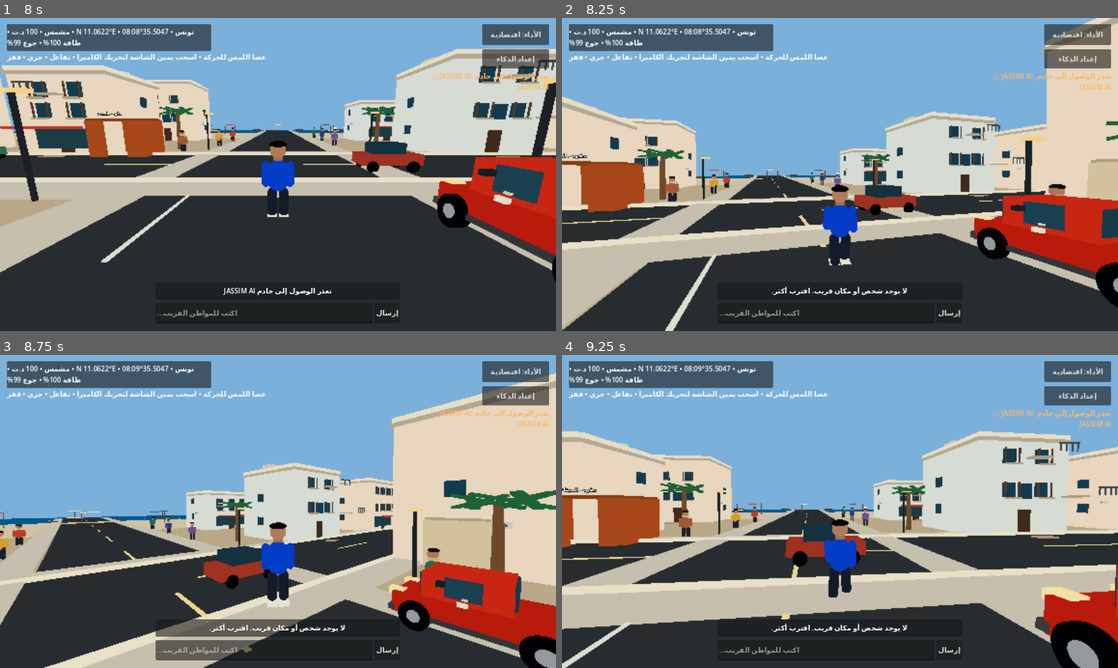
Above: before the commit, frames 1-4 (two rows, left to right).
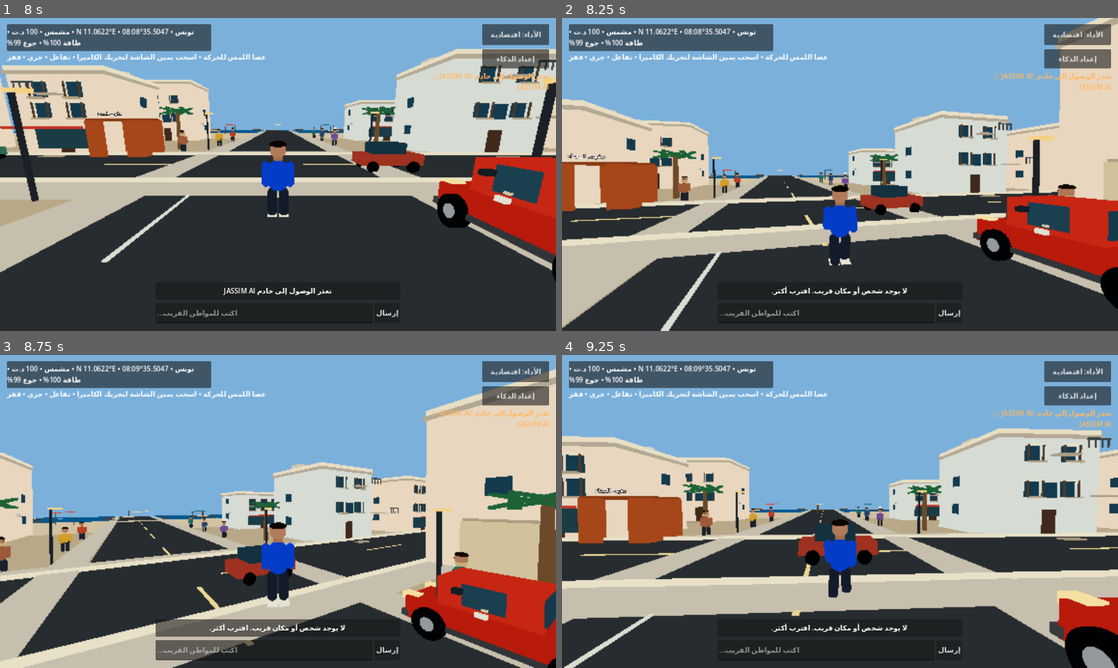
Above: after the commit, the same moments.

Repository: stevennpllk-crypto/REAL-LIFE-MAHDIA
Game: Godot game, scene res://scenes/Main.tscn
Same seed, same stepped clock (60 frames per second), same inputs: the game is played once before the commit and once after it.
Inputs (mouse positions are in pixels of both pictures, inside the frame that each line leads up to):
- Up to frame 1 (8 s): click (266, 312) at 0.52 s; type "12" at 0.6 s; click "الأداء: اقتصادية" at 1.25 s; click "الأداء: متوازنة" at 2 s; click "الأداء: مرتفعة" at 2.75 s; click "إرسال" at 3.5 s; click "إعداد الذكاء" at 4.25 s; click (278, 118) at 5.02 s; type "12" at 5.1 s; click (278, 133) at 5.25 s; type "12" at 5.33 s; click (278, 177) at 5.48 s; type "12" at 5.57 s; click "تسجيل الدخول" at 5.75 s; click "إنشاء حساب مجاني" at 6.5 s; click "حفظ رمز الجلسة" at 7.25 s
- Up to frame 2 (8.25 s): tap Enter at 8 s; move the mouse to (867, 174) at 8.02 s; hold W (move_forward) from 8.03 s (still down); tap E (interact) at 8.1 s
- Up to frame 3 (8.75 s): keep holding W (move_forward); tap Space (jump) at 8.27 s
- Up to frame 4 (9.25 s): keep holding W (move_forward); move the mouse to (812, 511) at 8.77 s; tap Shift (run) at 8.85 s; tap Space (jump) at 9.02 s

Frame 1 is identical in both runs. In frame 2, 13% of the frame differs, in the area x 0-100%, y 0-100%; in frame 3, 28%, in the area x 0-100%, y 4-100%; in frame 4, 20%.

Commit message:
Improve analog movement, turning and camera sensitivity

Diff:
--- a/scripts/player.gd
+++ b/scripts/player.gd
@@ -3,9 +3,11 @@
 
 @export var walk_speed := 2.6
 @export var run_speed := 4.8
-@export var acceleration := 8.0
-@export var deceleration := 13.0
-@export var input_deadzone := 0.14
+@export var acceleration := 5.8
+@export var deceleration := 9.5
+@export var input_deadzone := 0.12
+@export var turn_response := 4.8
+@export var mobile_camera_sensitivity := 0.00125
 @export var jump_velocity := 4.5
 @export var mouse_sensitivity := 0.0020
 @export var build_visuals := true
@@ -147,8 +149,9 @@
 		Input.mouse_mode = Input.MOUSE_MODE_VISIBLE
 
 func _rotate_camera(relative: Vector2) -> void:
-	camera_pivot.rotate_y(-relative.x * mouse_sensitivity)
-	camera.rotate_x(-relative.y * mouse_sensitivity)
+	var sensitivity := mobile_camera_sensitivity if OS.has_feature("mobile") or OS.get_name() == "Android" or OS.get_name() == "iOS" else mouse_sensitivity
+	camera_pivot.rotate_y(-relative.x * sensitivity)
+	camera.rotate_x(-relative.y * sensitivity)
 	camera.rotation.x = clampf(camera.rotation.x, deg_to_rad(-48), deg_to_rad(22))
 
 func set_mobile_move(value: Vector2) -> void:
@@ -157,8 +160,9 @@
 		move_vector = Vector2.ZERO
 		return
 	var strength := clampf((magnitude - input_deadzone) / (1.0 - input_deadzone), 0.0, 1.0)
-	# Gentle response near the center gives precise walking; full tilt still reaches full speed.
-	strength = pow(strength, 1.55)
+	# Smooth analog response: a gentle centre for careful steps and a predictable full-tilt limit.
+	strength = smoothstep(0.0, 1.0, strength)
+	strength = pow(strength, 1.18)
 	move_vector = value.normalized() * strength
 
 func set_mobile_run(value: bool) -> void:
@@ -202,9 +206,12 @@
 	var target_speed := speed * strength
 	var moving := strength > 0.01
 	if moving:
-		rotation.y = lerp_angle(rotation.y, atan2(-direction.x, -direction.z), delta * 6.0)
+		rotation.y = lerp_angle(rotation.y, atan2(-direction.x, -direction.z), 1.0 - exp(-turn_response * delta))
 	var desired_velocity := direction * target_speed
 	var rate := acceleration if moving else deceleration
+	# Brake harder when reversing direction to avoid the skating / instant-snap feel.
+	if moving and Vector2(velocity.x, velocity.z).dot(Vector2(desired_velocity.x, desired_velocity.z)) < -0.05:
+		rate *= 1.65
 	velocity.x = move_toward(velocity.x, desired_velocity.x, rate * delta)
 	velocity.z = move_toward(velocity.z, desired_velocity.z, rate * delta)
 	if not is_swimming and (Input.is_action_just_pressed("jump") or jump_requested) and is_on_floor():
